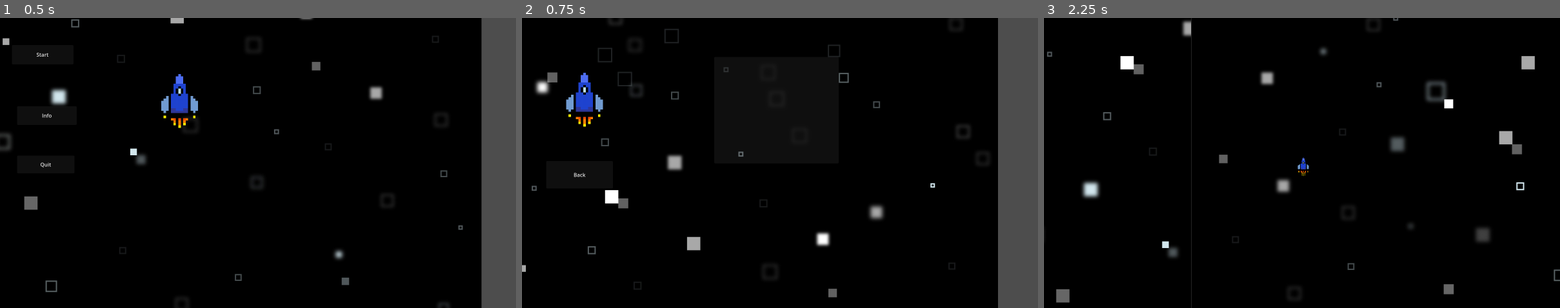
Above: before the commit, frames 1-3 (left to right).
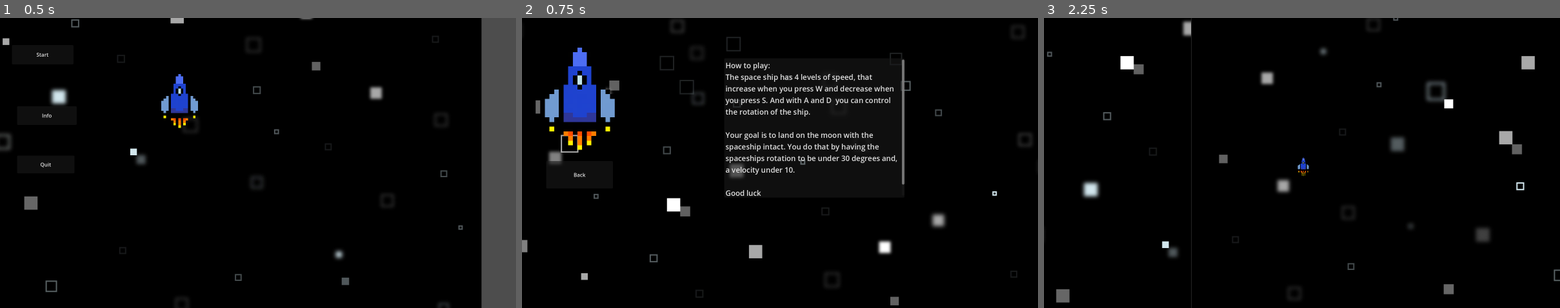
Above: after the commit, the same moments.

Repository: LagkageGobler/SpaceGameFool
Game: Godot game, scene res://menu.tscn
Same seed, same stepped clock (60 frames per second), same inputs: the game is played once before the commit and once after it. The project has no main scene, so this scene is started directly.
Inputs:
- Up to frame 1 (0.5 s): no input
- Up to frame 2 (0.75 s): click "Info" at 0.5 s
- Up to frame 3 (2.25 s): click "Back" at 1.25 s; click "Start" at 2 s

Frame 1 is identical in both runs. In frame 2, 15% of the frame differs, in the area x 0-100%, y 0-100%; in frame 3, nothing differs.

Commit message:
skrevet info

Diff:
--- a/rumskip/Info.tscn
+++ b/rumskip/Info.tscn
@@ -14,12 +14,12 @@
 script = ExtResource("1_f5csn")
 
 [node name="StarSky" type="Sprite2D" parent="."]
-position = Vector2(-24, 712)
+position = Vector2(168, 737)
 texture = ExtResource("2_svu3o")
 
 [node name="MellemMaget" type="Sprite2D" parent="."]
-position = Vector2(190, 242)
-scale = Vector2(0.1, 0.1)
+position = Vector2(172, 229)
+scale = Vector2(0.19, 0.19)
 texture = ExtResource("3_k7g2g")
 
 [node name="Back" type="Button" parent="."]
@@ -32,9 +32,22 @@
 
 [node name="TextEdit" type="TextEdit" parent="."]
 layout_mode = 0
-offset_left = 596.0
-offset_top = 121.0
-offset_right = 982.0
-offset_bottom = 453.0
+offset_left = 627.0
+offset_top = 125.0
+offset_right = 1186.0
+offset_bottom = 559.0
+theme_override_font_sizes/font_size = 23
+text = "How to play:
+The space ship has 4 levels of speed, that
+increase when you press W and decrease when
+you press S. And with A and D  you can control
+the rotation of the ship.
+
+Your goal is to land on the moon with the
+spaceship intact. You do that by having the
+spaceships rotation to be under 30 degrees and,
+a velocity under 10.
+
+Good luck"
 
 [connection signal="pressed" from="Back" to="." method="_on_back_pressed"]
